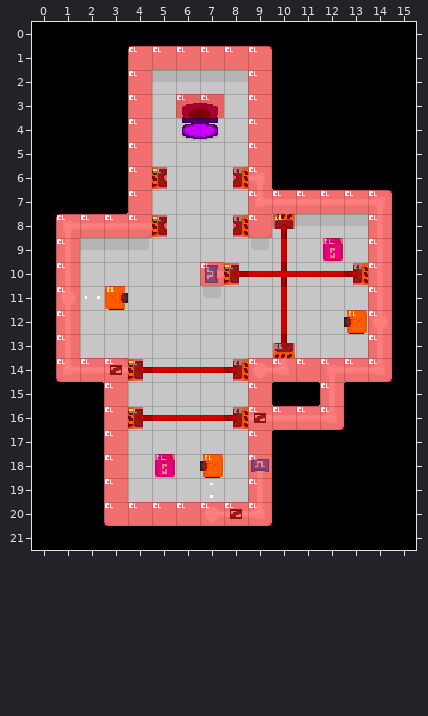
An edit to a level. Tiled map, Tiled/maps_alpha/level2.tmx. Above: the version before the commit.
Cells are 16x16 px. Shown: x 0..15, y 0..21. Tiles whose own drawing changed are shown in their newer look in all pictures.
Once edited:
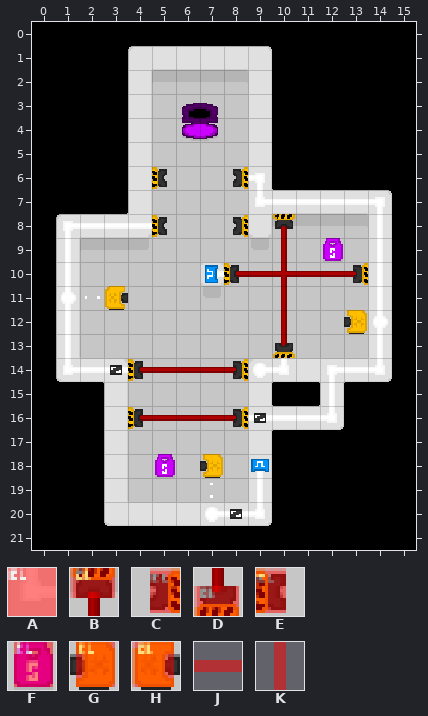
Key: from "porthole-tileset": A 16, B 18, C 19, D 20, E 21, F 53, G 80, H 81, J 112, K 144.
_ is an empty cell.
See-through tiles are keyed as they look on the map.
Diff:
{"where": "layer \"collision\" (now hidden)"}
{"y":1,"x":4,"old":"AAAAAA","new":"______"}
{"y":2,"x":4,"old":"A","new":"_"}
{"y":2,"x":9,"old":"A","new":"_"}
{"y":3,"x":4,"old":"A","new":"_"}
{"y":3,"x":6,"old":"AA","new":"__"}
{"y":3,"x":9,"old":"A","new":"_"}
{"y":4,"x":4,"old":"A","new":"_"}
{"y":4,"x":9,"old":"A","new":"_"}
{"y":5,"x":4,"old":"A","new":"_"}
{"y":5,"x":9,"old":"A","new":"_"}
{"y":6,"x":4,"old":"AE","new":"__"}
{"y":6,"x":8,"old":"CA","new":"__"}
{"y":7,"x":4,"old":"A","new":"_"}
{"y":7,"x":9,"old":"AAAAAA","new":"______"}
{"y":8,"x":1,"old":"AAAAE","new":"_____"}
{"y":8,"x":8,"old":"CAB","new":"___"}
{"y":8,"x":14,"old":"A","new":"_"}
{"y":9,"x":1,"old":"A","new":"_"}
{"y":9,"x":10,"old":"K","new":"_"}
{"y":9,"x":12,"old":"F","new":"_"}
{"y":9,"x":14,"old":"A","new":"_"}
{"y":10,"x":1,"old":"A","new":"_"}
{"y":10,"x":7,"old":"AEJJJJCA","new":"________"}
{"y":11,"x":1,"old":"A","new":"_"}
{"y":11,"x":3,"old":"H","new":"_"}
{"y":11,"x":10,"old":"K","new":"_"}
{"y":11,"x":14,"old":"A","new":"_"}
{"y":12,"x":1,"old":"A","new":"_"}
{"y":12,"x":10,"old":"K","new":"_"}
{"y":12,"x":13,"old":"GA","new":"__"}
{"y":13,"x":1,"old":"A","new":"_"}
{"y":13,"x":10,"old":"D","new":"_"}
{"y":13,"x":14,"old":"A","new":"_"}
{"y":14,"x":1,"old":"AAAEJJJCAAAAAA","new":"______________"}
{"y":15,"x":3,"old":"A","new":"_"}
{"y":15,"x":9,"old":"A","new":"_"}
{"y":15,"x":12,"old":"A","new":"_"}
{"y":16,"x":3,"old":"AEJJJCAAAA","new":"__________"}
{"y":17,"x":3,"old":"A","new":"_"}
{"y":17,"x":9,"old":"A","new":"_"}
{"y":18,"x":3,"old":"A","new":"_"}
{"y":18,"x":5,"old":"F","new":"_"}
{"y":18,"x":7,"old":"G","new":"_"}
{"y":18,"x":9,"old":"A","new":"_"}
{"y":19,"x":3,"old":"A","new":"_"}
{"y":19,"x":9,"old":"A","new":"_"}
{"y":20,"x":3,"old":"AAAAAAA","new":"_______"}
